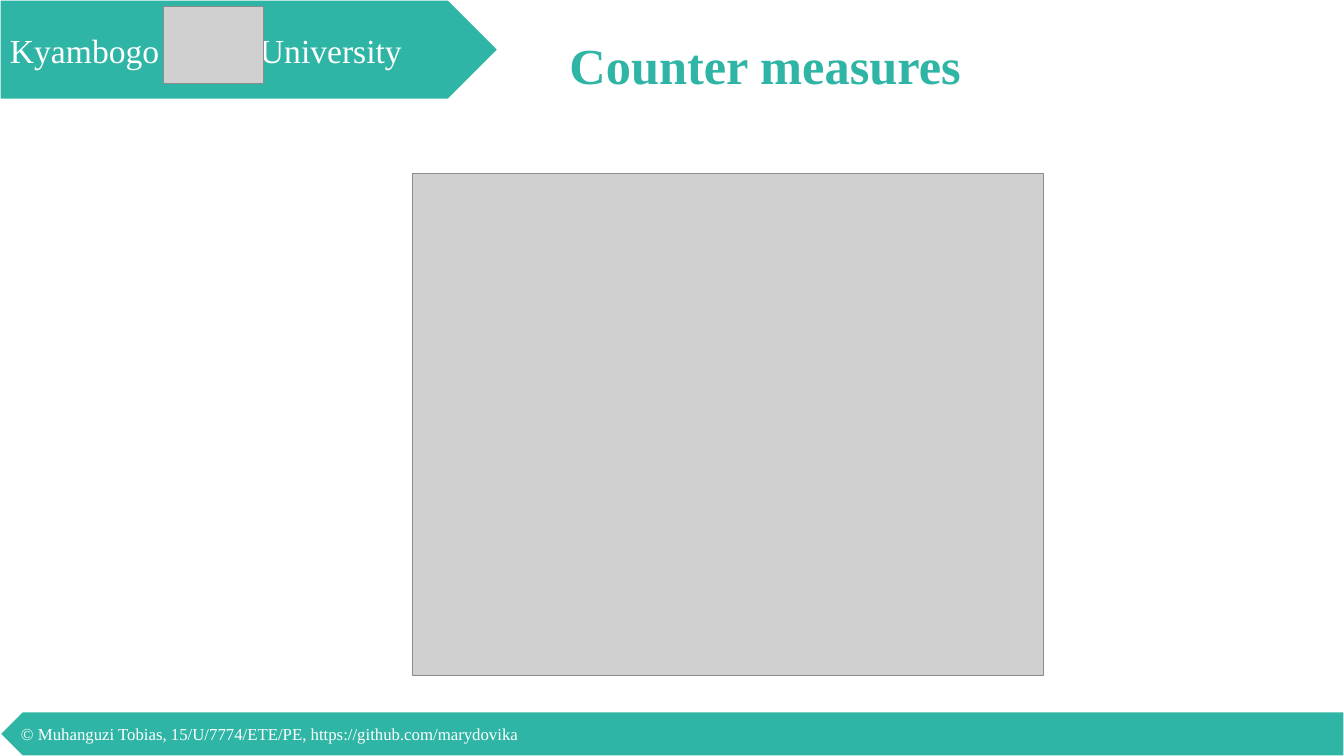
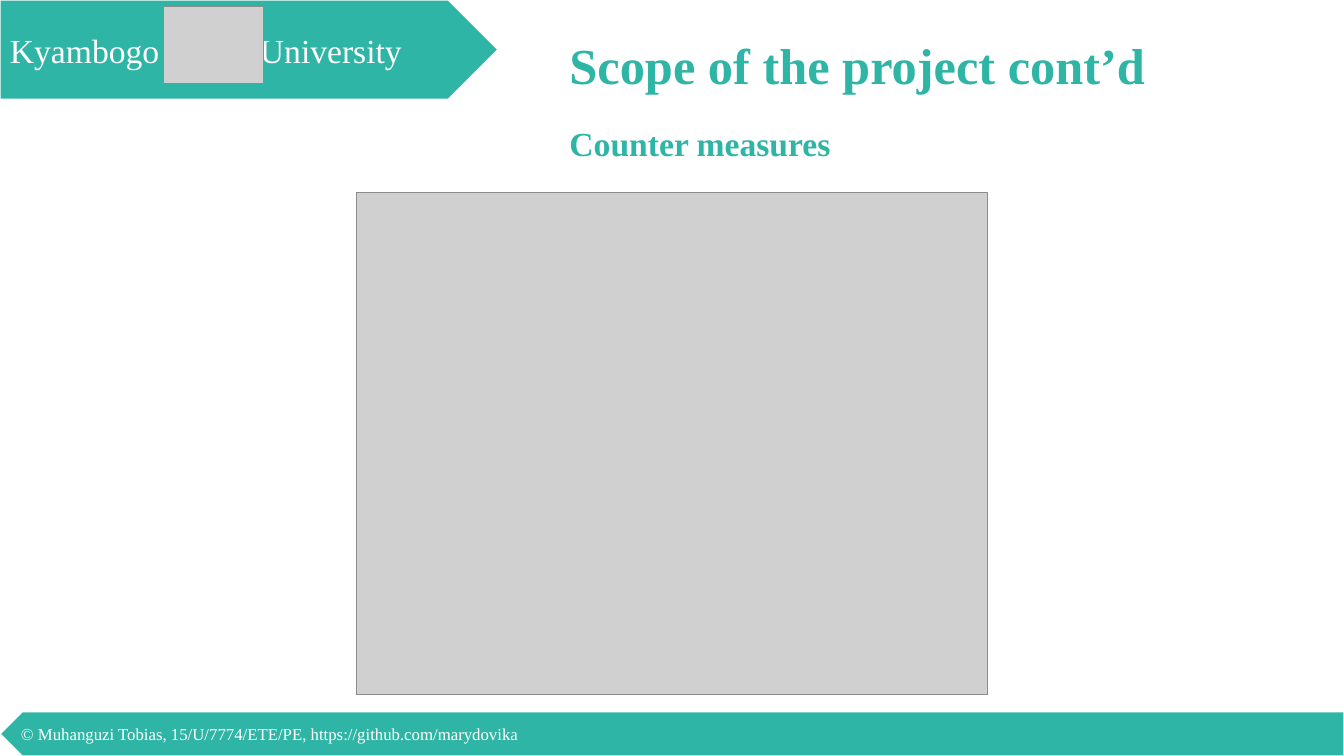
Before and after one commit to marydovika/Cyber-Security-Project-for-5G-IoT-Cloud-NFC, a slide deck: slide 10 of presentations/proposalPresentation.pptx (slide 22 before the commit). Drawn at 1344x756 pixels with LibreOffice and Linux fonts; fonts in the diff are those of the drawing; grey boxes stand for pictures. Boxes give left, top, right and bottom in pixels: in the first picture for what was removed or moved away, otherwise in the second. Text is boxed around its words. In the diff, an @@ line names an element or a change of style, - is before the commit and + after.

```diff
--- a/presentations/proposalPresentation.pptx
+++ b/presentations/proposalPresentation.pptx
@@ text added at (569, 48, 1145, 95), 36 pt, text #2FB5A5, bold @@
+Scope of the project cont’d
@@ text "Counter measures": place and size @@
-text "Counter measures" at (569, 50, 961, 85)
+text "Counter measures" at (569, 133, 831, 157)
@@ text "Counter measures" at (569, 133, 831, 157): size 36 to 24 pt @@
@@ picture: place and size @@
-picture at (412, 173, 1044, 676)
+picture at (357, 193, 988, 695)
```
Also in this commit, not shown: 15 other slides changed, 11 slides removed.
